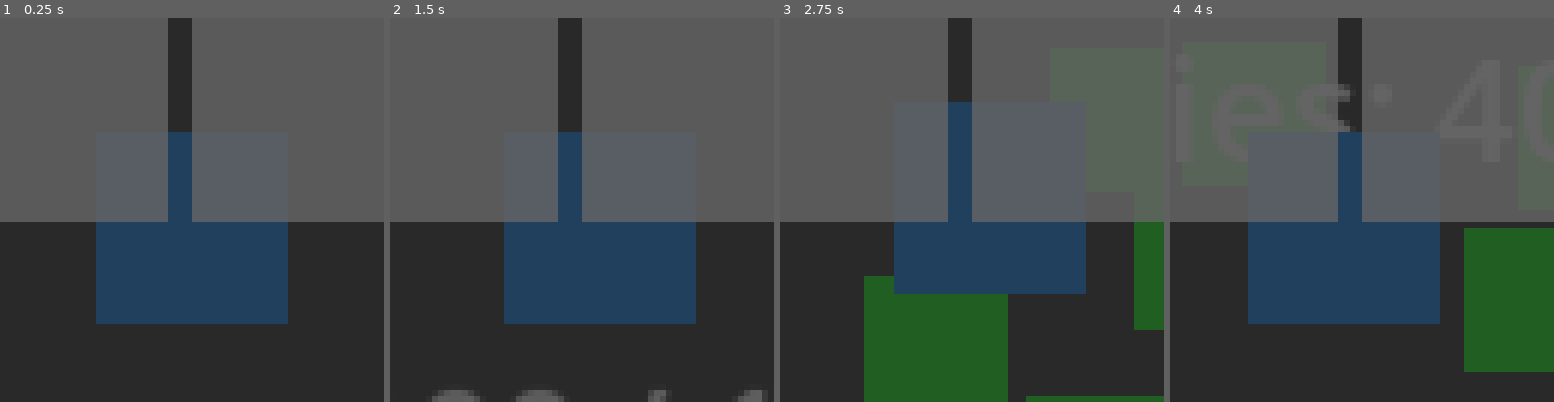
Above: before the commit, frames 1-4 (left to right).
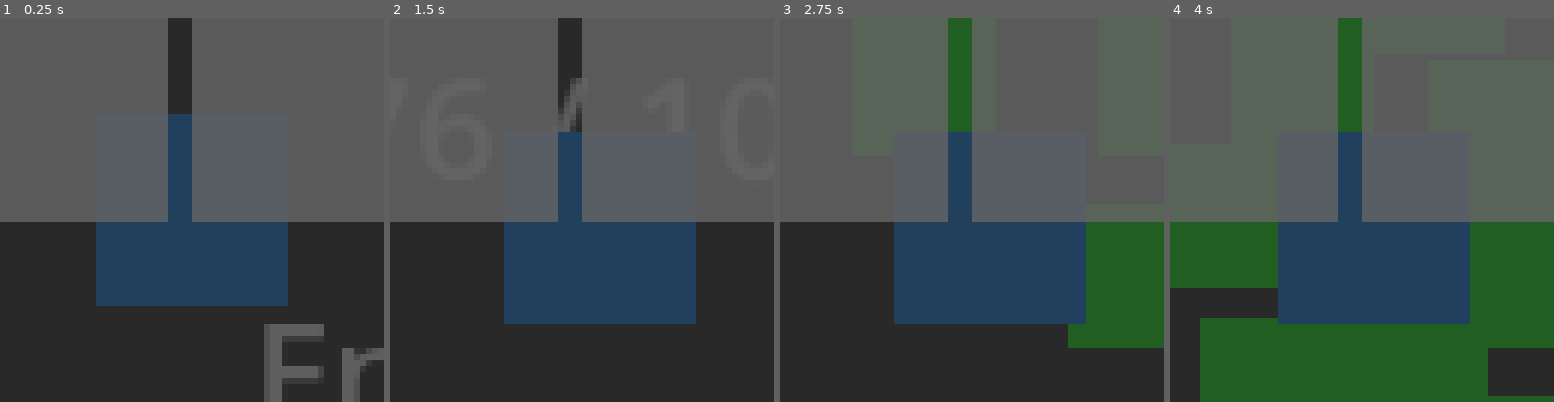
Above: after the commit, the same moments.

Repository: smheay/AI_Slop
Game: Godot game, scene res://world/Main.tscn
The game is run twice, just before and just after one commit, with the same random seed, the same clock (stepped at 60 frames per second) and the same inputs.
Inputs:
- Up to frame 1 (0.25 s): no input
- Up to frame 2 (1.5 s): tap Enter at 0.5 s; hold D (ui_right) 0.53-1.28 s; tap 0 (hotbar_0) at 0.6 s; hold S (ui_down) from 1.28 s (still down); tap - (hotbar_11) at 1.35 s
- Up to frame 3 (2.75 s): release S (ui_down) at 2.03 s; hold D (ui_right) from 2.03 s (still down); hold = (hotbar_12) from 2.03 s (still down)
- Up to frame 4 (4 s): release D (ui_right) at 2.78 s; release = (hotbar_12) at 2.78 s; hold W (ui_up) 2.78-3.53 s; tap 0 (hotbar_0) at 2.85 s; hold A (ui_left) from 3.53 s (still down); hold - (hotbar_11) from 3.53 s (still down)

The runs differ from the first frame. In frame 1, 5.1% of the frame differs, in the area x 25-100%, y 25-100%; in frame 2, 1.5%; in frame 3, 20%; in frame 4, 26%, in the area x 0-100%, y 0-100%.

Commit message:
Enhance ObjectPool and Spawner functionality. ObjectPool now supports autogrowing and parking nodes in the scene tree. Spawner refactored to use continuous spawn rate, improved position clearance checks, and updated enemy state management. UI updates for enemy count are now more efficient. Adjusted spawn rate in LevelRuntime.tscn.

Diff:
--- a/ASS/core/pools/ObjectPool.gd
+++ b/ASS/core/pools/ObjectPool.gd
@@ -3,29 +3,103 @@
 
 @export var scene: PackedScene
 @export var initial_size: int = 64
+@export var autogrow: bool = true        # if false, returns null when empty
+@export var park_in_tree: bool = false   # if true, pooled nodes are reparented under this pool when idle
 
 var _pool: Array[Node] = []
-var _in_use: Array[Node] = []
+var _in_use := {}        # Dictionary used as a set: inst -> true
 
 func _ready() -> void:
-	# Prewarm
-	for i in initial_size:
-		var inst := scene.instantiate()
-		if inst is Node2D:
-			(inst as Node2D).visible = false
-		add_child(inst)
-		_pool.append(inst)
+	assert(scene != null, "ObjectPool.scene must be set")
+	_prewarm()
+
+# --- Public API -------------------------------------------------------------
 
 func acquire() -> Node:
-	var inst: Node = _pool.pop_back() if _pool.size() > 0 else scene.instantiate()
-	_in_use.append(inst)
+	var inst: Node = null
+
+	if _pool.size() > 0:
+		inst = _pool.pop_back()
+	elif autogrow:
+		inst = _instantiate()
+	else:
+		return null
+
+	_in_use[inst] = true
+
+	# Activation hook for poolable scenes (optional)
+	if inst.has_method("_on_pool_acquire"):
+		inst._on_pool_acquire()
+
+	# Generic baseline reset for Node2D (visibility/processing)
 	if inst is Node2D:
-		(inst as Node2D).visible = true
+		var n := inst as Node2D
+		n.visible = true
+		n.set_process(true)
+		n.set_physics_process(true)
+
 	return inst
 
 func release(inst: Node) -> void:
+	if inst == null:
+		return
+	if not _in_use.has(inst):
+		# Already released or not ours; ignore safely.
+		return
+
+	# Deactivation hook for poolable scenes (optional)
+	if inst.has_method("_on_pool_release"):
+		inst._on_pool_release()
+
+	# Generic baseline deactivate
+	inst.set_process(false)
+	inst.set_physics_process(false)
 	if inst is Node2D:
 		(inst as Node2D).visible = false
-	(inst as Node).set_process(false)
+
+	# Detach from current parent
+	if is_instance_valid(inst) and inst.get_parent():
+		inst.get_parent().remove_child(inst)
+
+	# Optionally keep parked under the pool (stays inside the tree).
+	if park_in_tree:
+		add_child(inst)
+
+	_pool.append(inst)
 	_in_use.erase(inst)
-	_pool.append(inst)
+
+# Optional: free all pooled instances when this pool leaves the tree
+func _exit_tree() -> void:
+	for inst in _pool:
+		if is_instance_valid(inst):
+			inst.queue_free()
+	for inst in _in_use.keys():
+		if is_instance_valid(inst):
+			inst.queue_free()
+	_pool.clear()
+	_in_use.clear()
+
+# --- Internals --------------------------------------------------------------
+
+func _prewarm() -> void:
+	for i in range(max(initial_size, 0)):
+		var inst := _instantiate()
+		# IMPORTANT: don't add_child by default to avoid triggering _ready()
+		# If you need them inside the tree while idle, set park_in_tree = true.
+		if park_in_tree:
+			add_child(inst)
+			# Ensure they are fully deactivated
+			inst.set_process(false)
+			inst.set_physics_process(false)
+			if inst is Node2D:
+				(inst as Node2D).visible = false
+		_pool.append(inst)
+
+func _instantiate() -> Node:
+	var inst := scene.instantiate()
+	# Baseline inactive state
+	inst.set_process(false)
+	inst.set_physics_process(false)
+	if inst is Node2D:
+		(inst as Node2D).visible = false
+	return inst
--- a/ASS/features/spawning/Spawner.gd
+++ b/ASS/features/spawning/Spawner.gd
@@ -6,83 +6,172 @@
 @export var spawn_scene: PackedScene
 @export var group_tag: StringName = "enemies"
 @export var spawn_radius: float = 1024.0
-@export var spawn_rate: float = 0.25
+@export var spawn_rate: float = 51.0        # enemies per second (continuous, not bursty)
 @export var max_alive: int = 1000
+@export var spawn_burst: int = 50          # enemies per spawn tick
+@export var min_spawn_gap: float = 48.0      # clearance radius between spawns
+@export var max_per_tick: int = 24           # cap spawns per physics frame
+@export var max_spawn_attempts: int = 10     # attempts to find a clear spot
 
-var _alive: Array[Node] = []
-var _rng: RandomNumberGenerator = RandomNumberGenerator.new()
+var _alive: Array[Node2D] = []
+var _rng := RandomNumberGenerator.new()
 var _count_label: Label
 var _enemy_pool: ObjectPool
 var _spatial_hash: SpatialHash2D
 
+var _spawn_accum: float = 0.0
+var _last_ui_count := -1
+
 func _ready() -> void:
 	_rng.randomize()
 
-	# Optional spatial hash access (for spawn clearance)
-	var systems := get_tree().current_scene.get_node_or_null("SystemsRunner/AgentSim") as AgentSim
+	# Optional spatial hash (for spawn clearance)
+	var systems := get_tree().current_scene.get_node_or_null("SystemsRunner/AgentSim")
 	if systems:
 		_spatial_hash = systems.get_node_or_null("SpatialHash2D") as SpatialHash2D
 
-	# Create enemy pool
 	_create_enemy_pool()
-
-	# Create enemy count UI
 	_create_count_ui()
 
-	var timer = Timer.new()
-	timer.name = "SpawnTimer"
-	timer.wait_time = 1.0 / spawn_rate
-	timer.autostart = true
-	timer.timeout.connect(_on_spawn_timer)
-	add_child(timer)
+	# We drive spawns from _physics_process deterministically.
+	set_physics_process(true)
 
-func _on_spawn_timer() -> void:
-	if _alive.size() < max_alive and spawn_scene != null:
-		var to_spawn = min(100, max_alive - _alive.size())
-		for i in range(to_spawn):
-			_spawn_enemy()
+func _physics_process(delta: float) -> void:
+	if not spawn_scene:
+		return
 
-func _spawn_enemy() -> void:
-	var inst: Node = _enemy_pool.acquire()
+	# Accumulate continuous spawn rate
+	_spawn_accum += spawn_rate * delta
+	if _alive.size() >= max_alive:
+		_spawn_accum = 0.0
+		return
+
+	var want := int(floor(_spawn_accum))
+	if want <= 0:
+		return
+
+	var can = clamp(max_alive - _alive.size(), 0, spawn_burst)
+	var to_spawn = min(want, can)
+	if to_spawn <= 0:
+		return
+
+	var spawned_this_tick := 0
+	while spawned_this_tick < to_spawn:
+		if _spawn_enemy():
+			spawned_this_tick += 1
+		else:
+			# Couldn't find a clear spot this attempt; stop early to avoid a long loop.
+			break
+
+	# consume the accumulator by how many we actually spawned
+	_spawn_accum -= float(spawned_this_tick)
+
+	_maybe_update_count_ui()
+
+func _spawn_enemy() -> bool:
+	if not _enemy_pool:
+		return false
+
+	var inst := _enemy_pool.acquire()
+	if inst == null:
+		return false
+
 	if inst is Node2D:
-		# Use a much larger spawn radius and ensure minimum distance between spawns
-		var attempts := 0
-		var pos: Vector2
-		while attempts < 10:
-			var ang := _rng.randf_range(0.0, TAU)
-			var dist := _rng.randf_range(spawn_radius * 0.3, spawn_radius)
-			pos = global_position + Vector2(cos(ang), sin(ang)) * dist
-			if _is_position_clear(pos):
-				break
-			attempts += 1
+		var node := inst as Node2D
 
-		(inst as Node2D).global_position = pos
+		# Find a clear position
+		var pos = _pick_clear_spawn_position()
+		if pos == null:
+			_enemy_pool.release(inst)  # give it back; try again next frame
+			return false
 
-		# Reset enemy state for reuse
-		inst.visible = true
-		inst.set_process(true)
+		# Reset state for reuse BEFORE adding to tree
+		node.visible = true
+		node.set_process(true)
+		node.set_physics_process(true)
+		node.global_position = pos
 
-		# Ensure enemy is not already in scene tree
-		if inst.get_parent():
-			inst.get_parent().remove_child(inst)
+		# Ensure not already parented (shouldn't happen with a well-behaved pool, but guard anyway)
+		if node.get_parent():
+			node.get_parent().remove_child(node)
 
-		# Add to scene and tracking
-		get_tree().current_scene.add_child(inst)
-		inst.add_to_group(group_tag)
+		# Add to scene
+		get_tree().current_scene.add_child(node)
 
-		# Connect despawn signal once
+		# Group bookkeeping
+		if not node.is_in_group(group_tag):
+			node.add_to_group(group_tag)
+
+		# Connect despawn once per lifecycle; we disconnect on despawn (important for pooling)
 		if inst is BaseEnemy:
 			var enemy := inst as BaseEnemy
-			if not enemy.has_meta("despawn_connected"):
+			# Avoid duplicate connects across reuse
+			if not enemy.despawn_requested.is_connected(_on_enemy_despawn):
 				enemy.despawn_requested.connect(_on_enemy_despawn)
-				enemy.set_meta("despawn_connected", true)
 
-		_alive.append(inst)
-		emit_signal("spawned", inst)
-		GameBus.emit_signal("enemy_spawned", inst)
-		_update_count_ui()
+		_alive.append(node)
+		spawned.emit(node)
+		GameBus.emit_signal("enemy_spawned", node)
+		return true
 
-		# The enemy will automatically register with AgentSim in its _ready() function
+	# If the scene isn't Node2D, just release it; we only handle 2D here.
+	_enemy_pool.release(inst)
+	return false
+
+func _pick_clear_spawn_position() -> Variant:
+	var attempts := 0
+	var pos := Vector2.ZERO
+	var gap2 := min_spawn_gap * min_spawn_gap
+
+	while attempts < max_spawn_attempts:
+		attempts += 1
+		var ang := _rng.randf_range(0.0, TAU)
+		var dist := _rng.randf_range(spawn_radius * 0.3, spawn_radius)
+		pos = global_position + Vector2(cos(ang), sin(ang)) * dist
+
+		if _is_position_clear(pos, gap2):
+			return pos
+
+	# None found
+	return null
+
+func _is_position_clear(pos: Vector2, gap2: float) -> bool:
+	# Prefer spatial hash if available
+	if _spatial_hash:
+		var nearby := _spatial_hash.query_radius(pos, min_spawn_gap)
+		# If your hash returns agent records, you may need to map to positions here.
+		return nearby.size() == 0
+
+	# Fallback: scan current alive list (O(n)), squared distance to avoid sqrt
+	for enemy in _alive:
+		if (enemy.global_position - pos).length_squared() < gap2:
+			return false
+	return true
+
+func _on_enemy_despawn(enemy: Node2D) -> void:
+	# Disconnect so pooled nodes don't stack multiple connections
+	if enemy is BaseEnemy:
+		var be := enemy as BaseEnemy
+		if be.despawn_requested.is_connected(_on_enemy_despawn):
+			be.despawn_requested.disconnect(_on_enemy_despawn)
+
+	# Remove from our tracking
+	_alive.erase(enemy)
+
+	# Group bookkeeping: pooled nodes retain groups unless removed
+	if enemy.is_in_group(group_tag):
+		enemy.remove_from_group(group_tag)
+
+	GameBus.emit_signal("enemy_despawned", enemy)
+
+	# Detach from scene tree and return to pool
+	if is_instance_valid(enemy):
+		if enemy.get_parent():
+			enemy.get_parent().remove_child(enemy)
+		if _enemy_pool:
+			_enemy_pool.release(enemy)
+
+	_maybe_update_count_ui()
 
 func _create_enemy_pool() -> void:
 	_enemy_pool = ObjectPool.new()
@@ -97,32 +186,12 @@
 	_count_label.add_theme_color_override("font_color", Color.WHITE)
 	_count_label.add_theme_font_size_override("font_size", 24)
 	add_child(_count_label)
+	_last_ui_count = 0
 
-func _update_count_ui() -> void:
-	if _count_label:
-		_count_label.text = "Enemies: " + str(_alive.size()) + " / " + str(max_alive)
-
-func _is_position_clear(pos: Vector2) -> bool:
-	# Prefer spatial hash if available
-	if _spatial_hash:
-		var nearby := _spatial_hash.query_radius(pos, 48.0)
-		if nearby.size() == 0:
-			return true
-		return false
-	# Fallback: scan current alive list
-	for enemy in _alive:
-		if enemy.global_position.distance_to(pos) < 48.0:
-			return false
-	return true
-
-func _on_enemy_despawn(enemy: Node2D) -> void:
-	_alive.erase(enemy)
-	GameBus.emit_signal("enemy_despawned", enemy)
-
-	# Remove from scene tree but don't free; return to pool
-	if _enemy_pool and is_instance_valid(enemy):
-		if enemy.get_parent():
-			enemy.get_parent().remove_child(enemy)
-		_enemy_pool.release(enemy)
-
-	_update_count_ui()
+func _maybe_update_count_ui() -> void:
+	if not _count_label:
+		return
+	var n := _alive.size()
+	if n != _last_ui_count:
+		_last_ui_count = n
+		_count_label.text = "Enemies: %d / %d" % [n, max_alive]
--- a/ASS/world/LevelRuntime.tscn
+++ b/ASS/world/LevelRuntime.tscn
@@ -32,7 +32,6 @@
 [node name="AgentSim" type="Node" parent="SystemsRunner"]
 script = ExtResource("1_3")
 spatial_hash = NodePath("SpatialHash2D")
-lod_controller = NodePath("LODController")
 
 [node name="SpatialHash2D" type="Node" parent="SystemsRunner/AgentSim"]
 script = ExtResource("1_4")
@@ -57,6 +56,7 @@
 script = ExtResource("1_10")
 
 [node name="Spawner" parent="." instance=ExtResource("1_11")]
+spawn_rate = 51.0
 
 [node name="Player" parent="." instance=ExtResource("1_12")]
 
